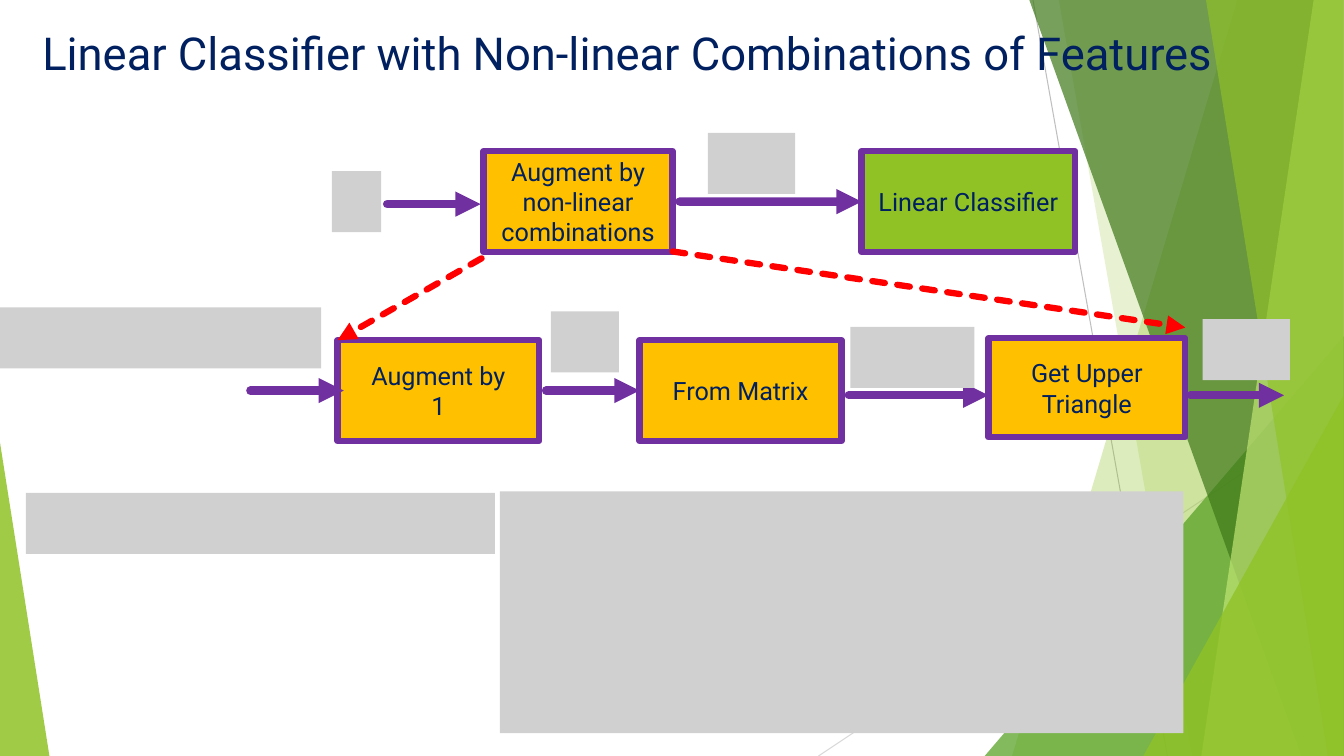
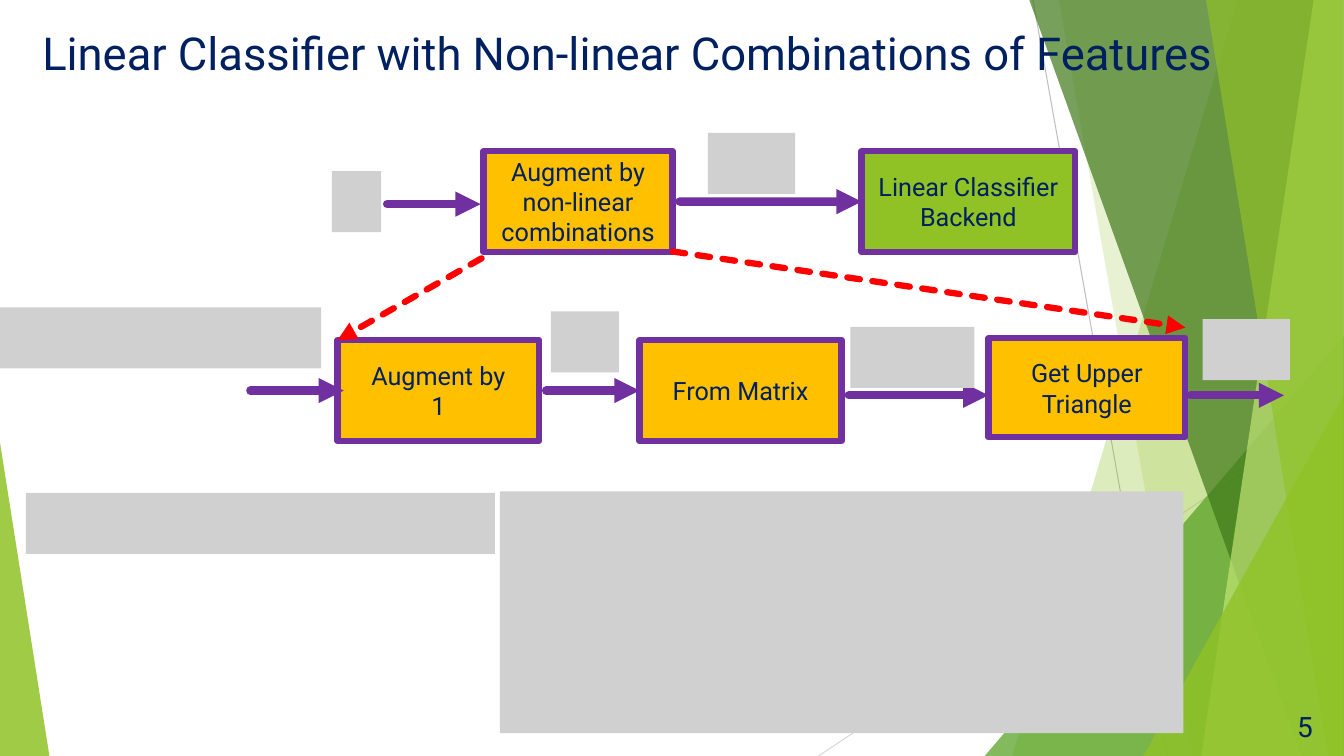
Before and after one commit to teambengio/finalproject, a slide deck: slide 5 of FinalReport_Team_Bengio.pptx (slide 4 before the commit). Drawn at 1344x756 pixels with LibreOffice and Linux fonts; fonts in the diff are those of the drawing; grey boxes stand for pictures. Boxes give left, top, right and bottom in pixels: in the first picture for what was removed or moved away, otherwise in the second. Text is boxed around its words. In the diff, an @@ line names an element or a change of style, - is before the commit and + after.

```diff
--- a/FinalReport_Team_Bengio.pptx
+++ b/FinalReport_Team_Bengio.pptx
@@ text in rectangle at bbox=[920, 207, 1017, 226]: paragraph added @@
+Backend
@@ page number added at bbox=[1297, 717, 1313, 738], 20 pt, text #002060 @@
+5
```
Also in this commit, not shown: 13 other slides changed, 1 slide added, 4 other files.
